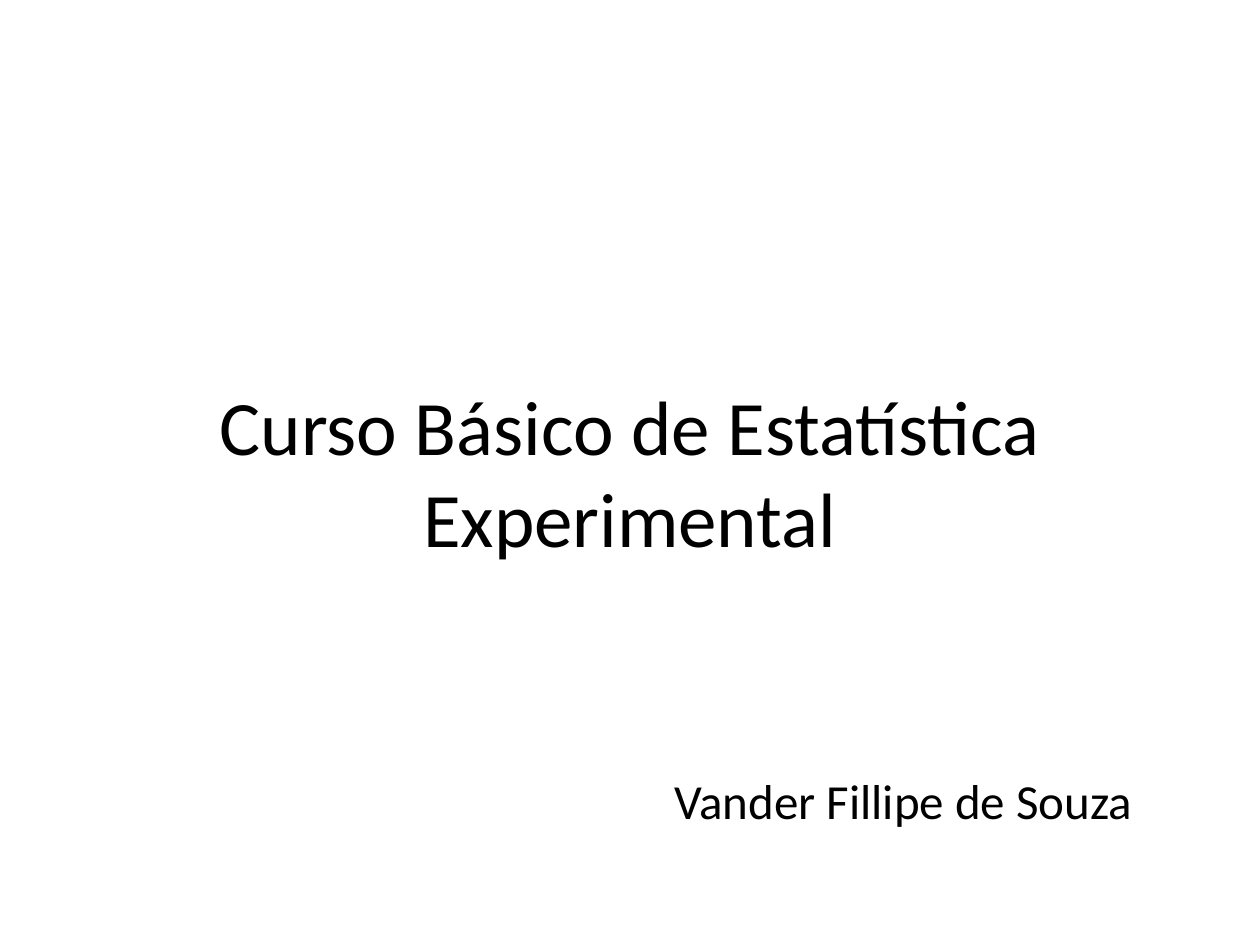
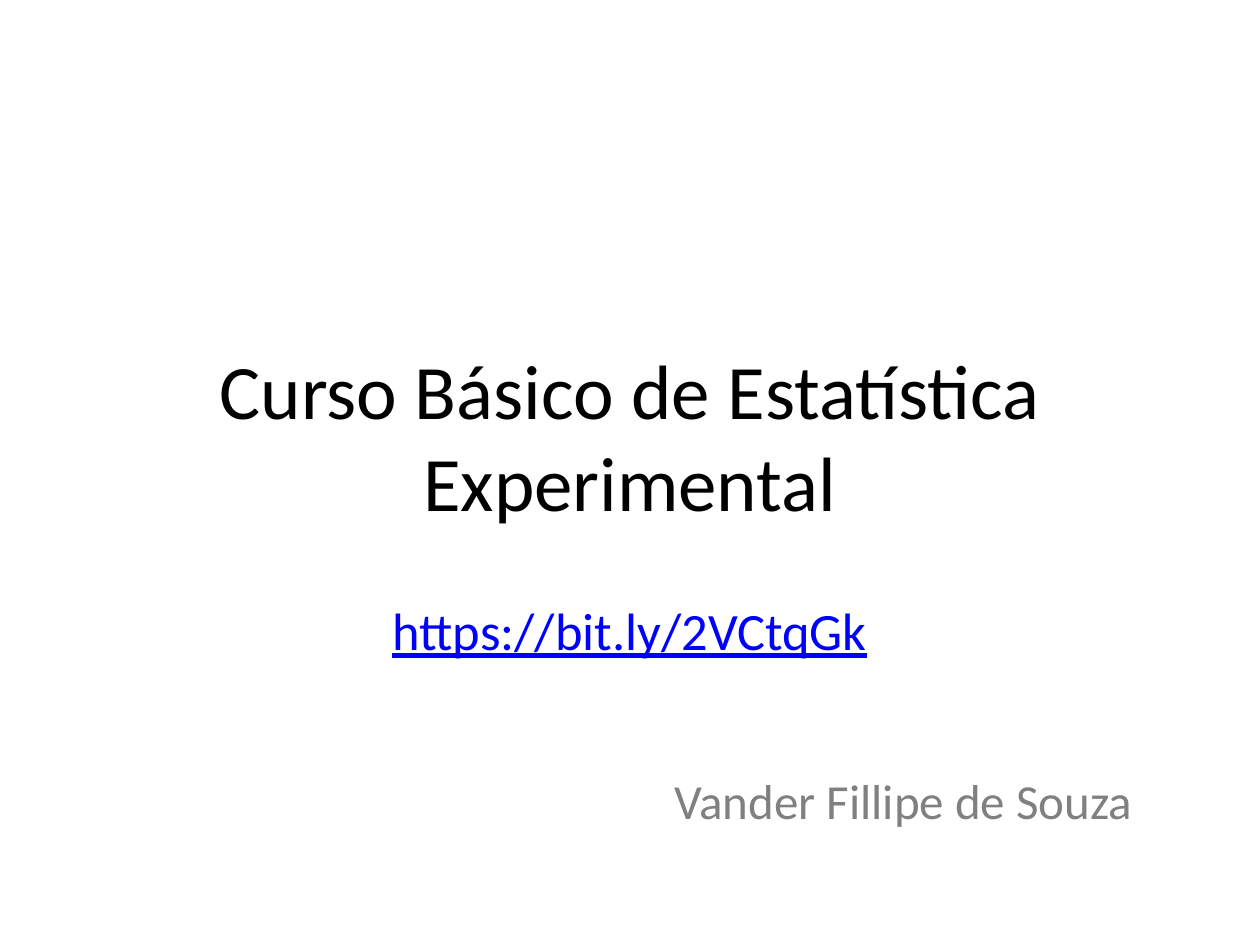
Before and after one commit to vanderfsouza/CursoR, a slide deck: slide 1 of Curso_Estatistica_experimental.pptx. Drawn at 1260x945 pixels with LibreOffice and Linux fonts; fonts in the diff are those of the drawing. Boxes give left, top, right and bottom in pixels: in the first picture for what was removed or moved away, otherwise in the second. Text is boxed around its words. In the diff, an @@ line names an element or a change of style, - is before the commit and + after.

```diff
--- a/Curso_Estatistica_experimental.pptx
+++ b/Curso_Estatistica_experimental.pptx
@@ title "Curso Básico de Estatística Experimental": place and size @@
-title "Curso Básico de Estatística Experimental" at [220, 401, 1039, 560]
+title "Curso Básico de Estatística Experimental" at [220, 365, 1039, 524]
@@ text added at [392, 613, 866, 659], 30 pt, text #0000FF, underline @@
+https://bit.ly/2VCtqGk
@@ subtitle "Vander Fillipe de Souza" at [674, 785, 1132, 827]: text colour #000000 to #808080 @@
```
Also in this commit, not shown: 10 other slides changed, 5 slides added, 1 slide removed, 1 other file.
